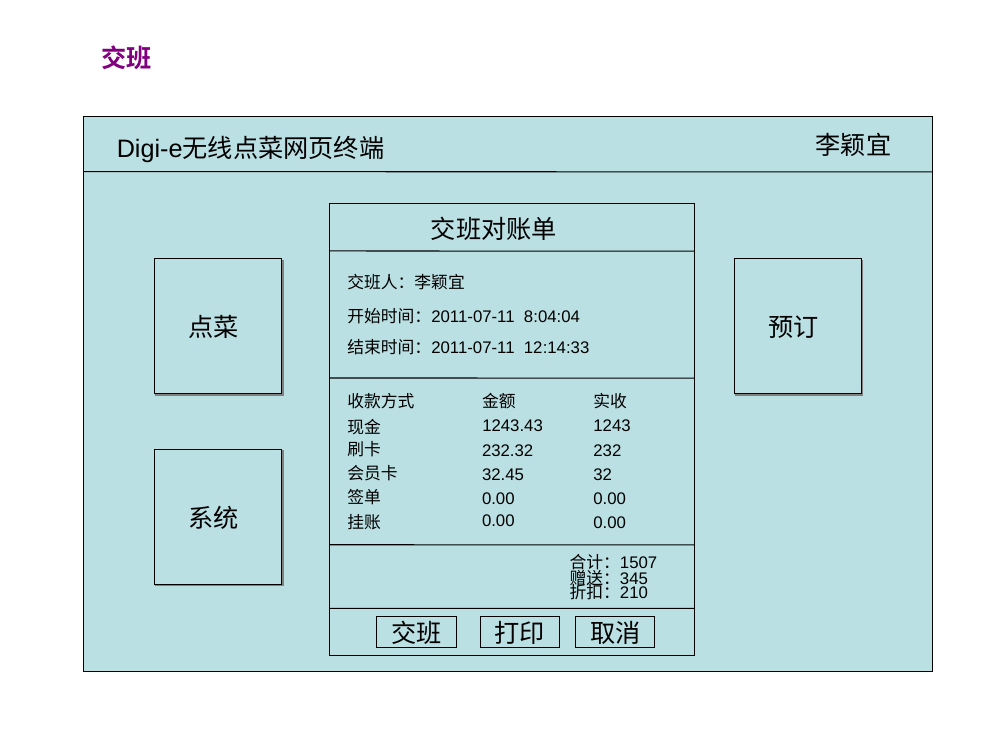
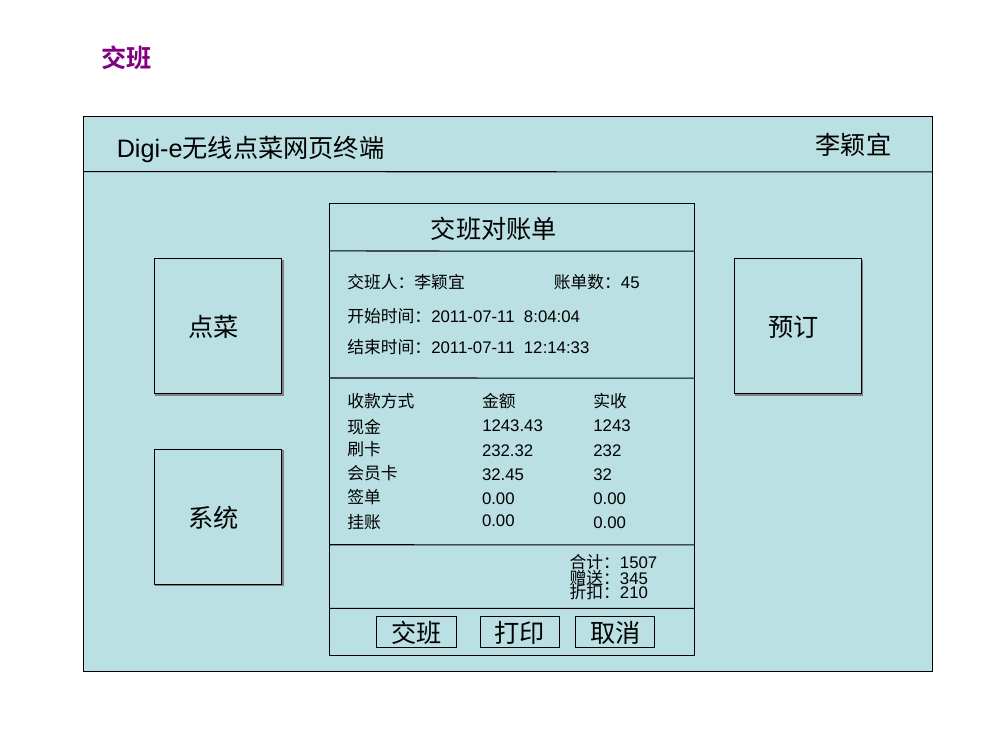
Before and after one commit to runt18/wireless-order-solution, a slide deck: slide 21 of doc/Digi-e网页终端需求.ppt. Drawn at 1008x756 pixels with LibreOffice and Linux fonts; fonts in the diff are those of the drawing. Boxes give left, top, right and bottom in pixels: in the first picture for what was removed or moved away, otherwise in the second. Text is boxed around its words. In the diff, an @@ line names an element or a change of style, - is before the commit and + after.

```diff
--- a/doc/Digi-e网页终端需求.ppt
+++ b/doc/Digi-e网页终端需求.ppt
@@ text added at (554,274,640,290), 12 pt, text #000000 @@
+账单数：45
```
